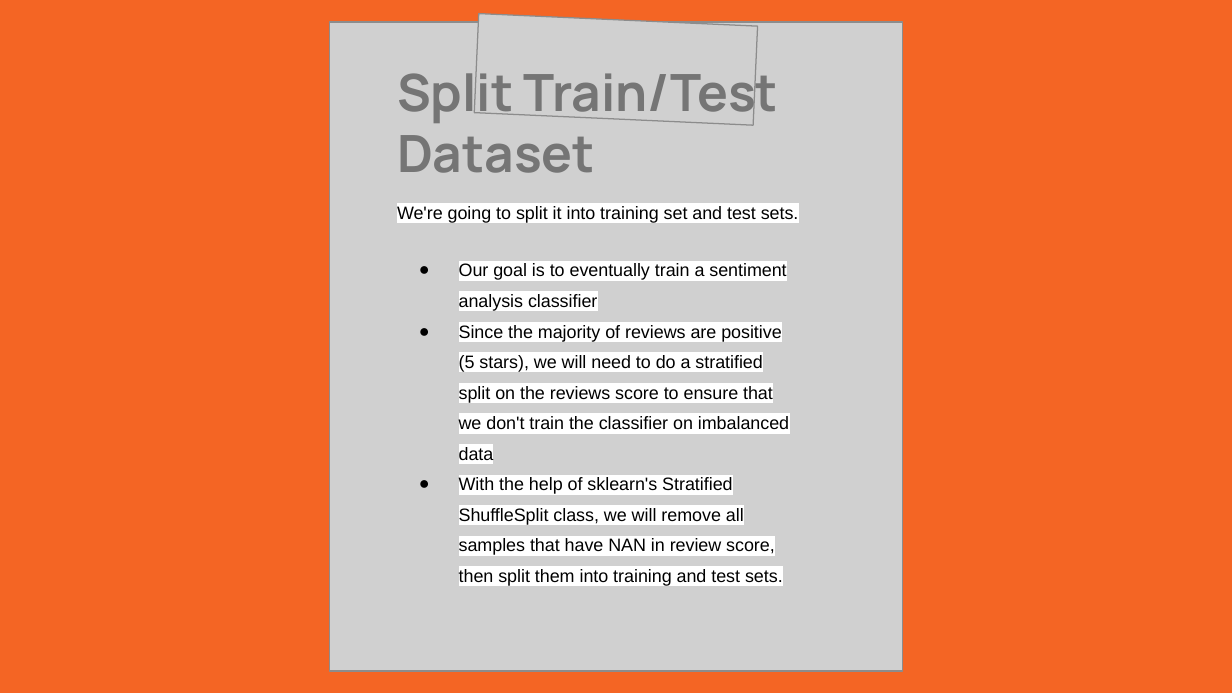
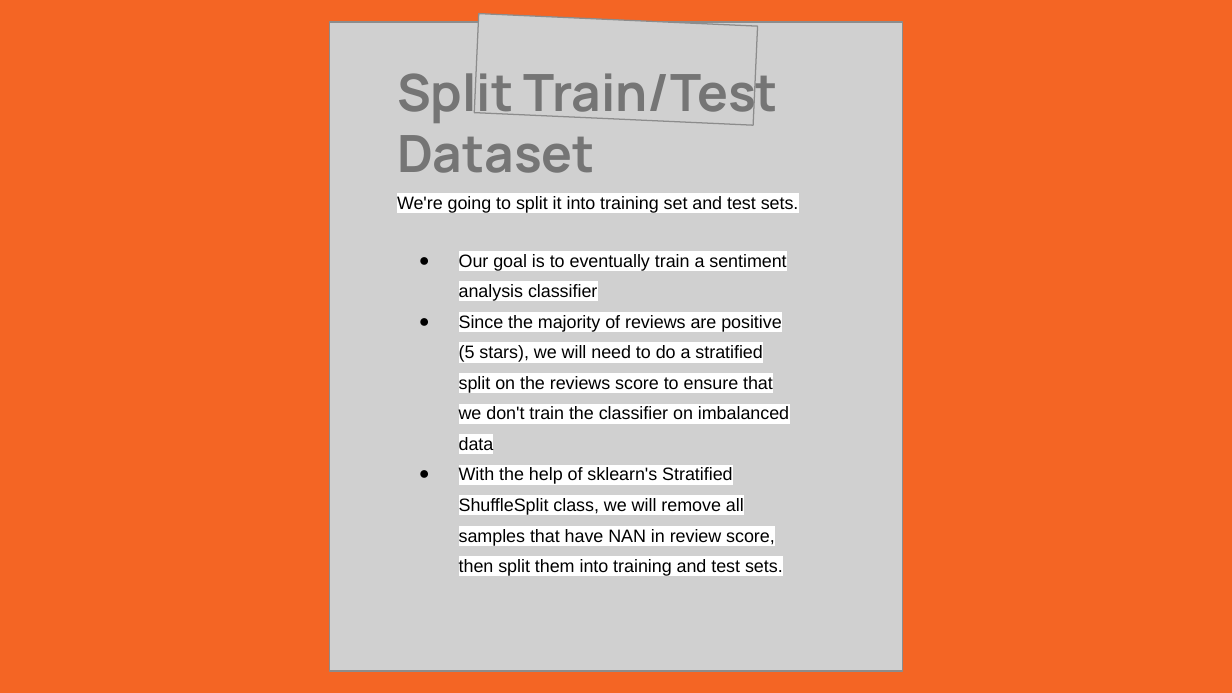
Before and after one commit to nishantwrp/data-mining-project, a slide deck: slide 8 of presentation.pptx. Drawn at 1232x693 pixels with LibreOffice and Linux fonts; fonts in the diff are those of the drawing; grey boxes stand for pictures. Boxes give left, top, right and bottom in pixels: in the first picture for what was removed or moved away, otherwise in the second. Text is boxed around its words. In the diff, an @@ line names an element or a change of style, - is before the commit and + after.

```diff
--- a/presentation.pptx
+++ b/presentation.pptx
@@ text "We're going to split it ...": place and size @@
-text "We're going to split it ..." at box(397, 206, 799, 586)
+text "We're going to split it ..." at box(397, 196, 799, 576)
```
Also in this commit, not shown: 1 other slide changed, 2 slides added, 1 other file.
